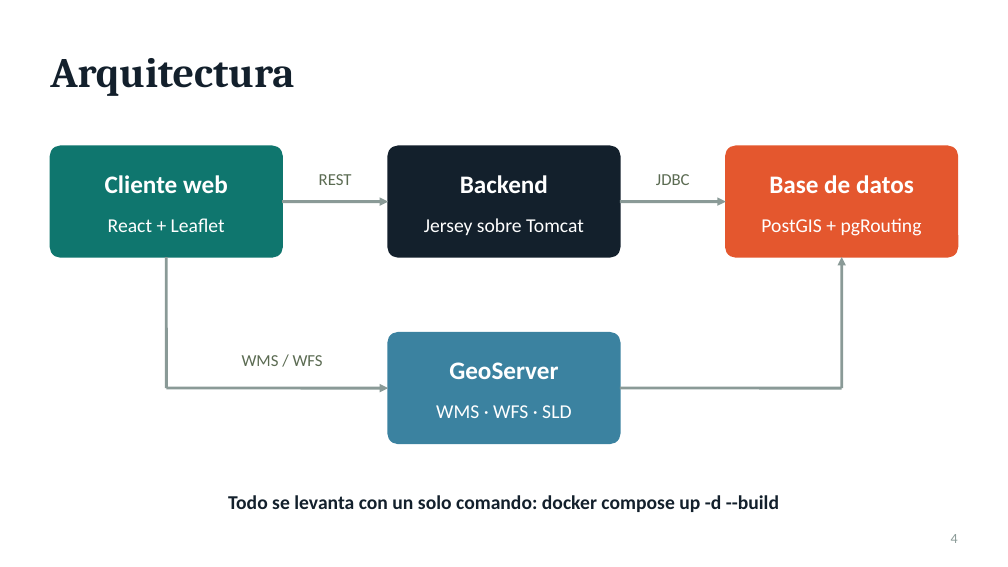
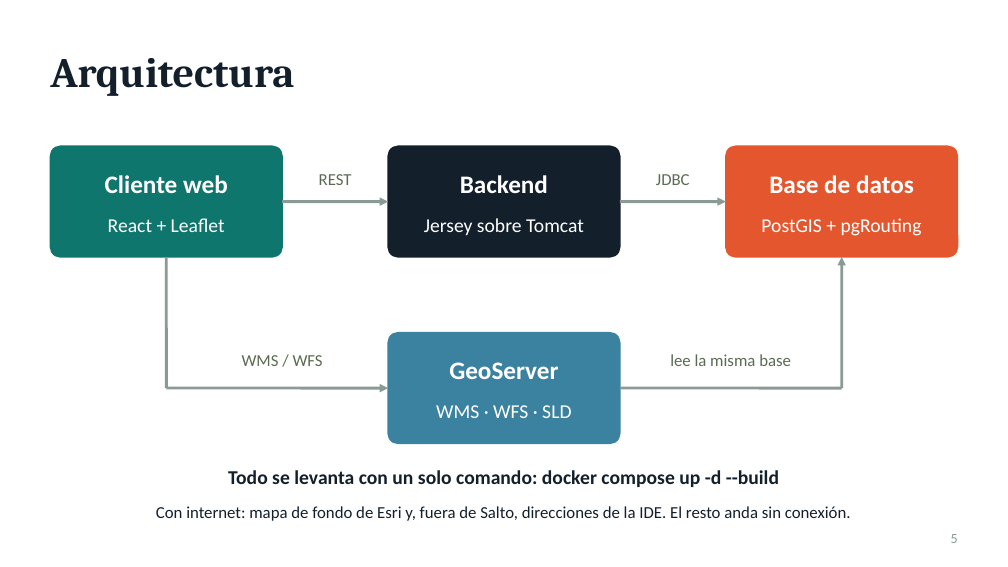
Before and after one commit to Facu185/geotravel, a slide deck: slide 5 of docs/defensa/UrbanSafe_defensa.pptx (slide 4 before the commit). Drawn at 1008x567 pixels with LibreOffice and Linux fonts; fonts in the diff are those of the drawing. Boxes give left, top, right and bottom in pixels: in the first picture for what was removed or moved away, otherwise in the second. Text is boxed around its words. In the diff, an @@ line names an element or a change of style, - is before the commit and + after.

```diff
--- a/docs/defensa/UrbanSafe_defensa.pptx
+++ b/docs/defensa/UrbanSafe_defensa.pptx
@@ text added at bbox=[670, 354, 791, 366], 12 pt, text #5B6B52 @@
+lee la misma base
@@ text "Todo se levanta con un ...": place and size @@
-text "Todo se levanta con un ..." at bbox=[228, 495, 779, 512]
+text "Todo se levanta con un ..." at bbox=[228, 470, 779, 487]
@@ text added at bbox=[156, 506, 851, 521], 12 pt, text #13202C @@
+Con internet: mapa de fondo de Esri y, fuera de Salto, direcciones de la IDE. El resto anda sin conexión.
@@ page number at bbox=[951, 534, 958, 543]: text changed @@
-4
+5
```
Also in this commit, not shown: 8 other slides changed, 2 slides added.
